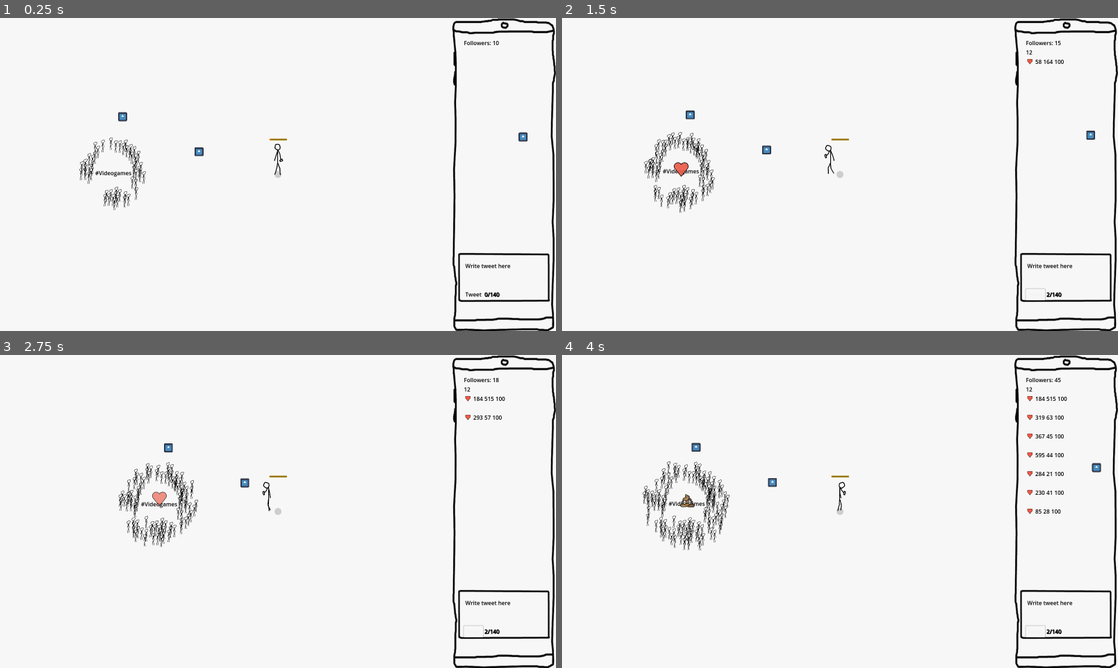
Above: before the commit, frames 1-4 (two rows, left to right).
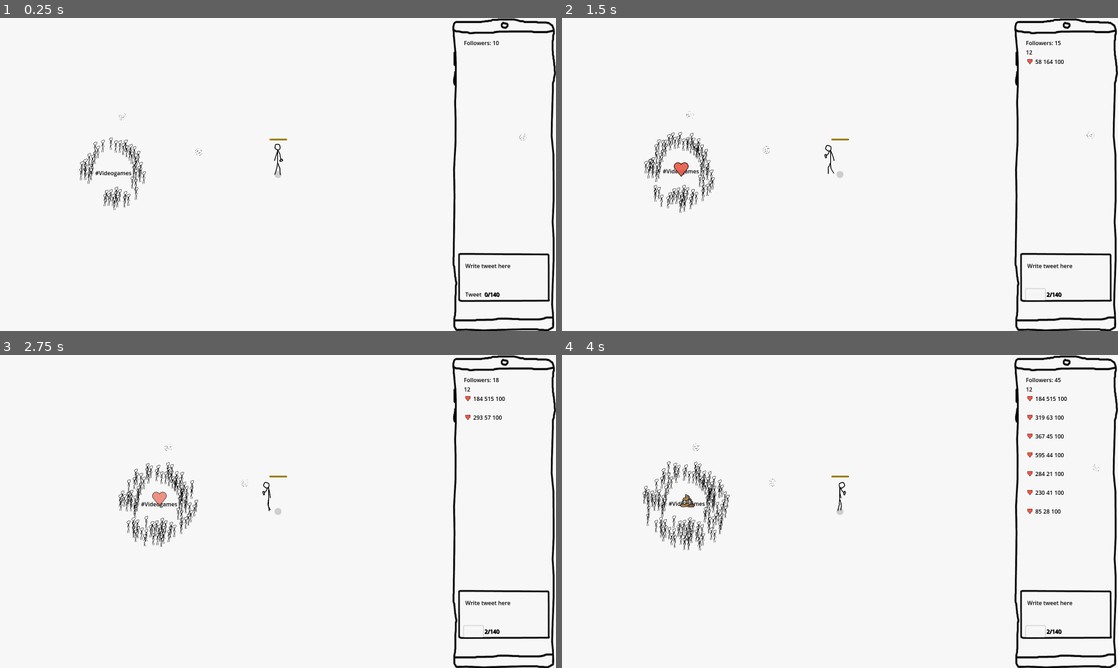
Above: after the commit, the same moments.

Repository: loiveli/FGJ2025
Game: Godot game, scene res://Root.tscn
The game is run twice, just before and just after one commit, with the same random seed, the same clock (stepped at 60 frames per second) and the same inputs. The engine's default icon, where the game draws it, is replaced by a stand-in: a white triangle on a blue panel in a dark square.
Inputs (mouse positions are in pixels of both pictures, inside the frame that each line leads up to):
- Up to frame 1 (0.25 s): no input
- Up to frame 2 (1.5 s): click (1067, 274) at 0.52 s; type "12" at 0.6 s; click "Tweet" at 1.25 s
- Up to frame 3 (2.75 s): click "Tweet" at 2 s
- Up to frame 4 (4 s): click "Tweet" at 2.75 s; tap Enter at 3.5, 3.6 s

The runs differ from the first frame. In frame 1, 0.1% of the frame differs, in the area x 21-95%, y 30-45%; in frame 2, 0.1%; in frame 3, 0.1%; in frame 4, 0.1%, in the area x 23-97%, y 28-43%.

Commit message:
Sanity sprite

Diff:
--- a/sanity_up.tscn
+++ b/sanity_up.tscn
@@ -1,14 +1,18 @@
-[gd_scene load_steps=3 format=3 uid="uid://bpjupxo0gyaia"]
+[gd_scene load_steps=4 format=3 uid="uid://bpjupxo0gyaia"]
 
 [ext_resource type="Script" path="res://sanity_up.gd" id="1_dp188"]
-[ext_resource type="Texture2D" uid="uid://bpabpnwc0e5yf" path="res://icon.svg" id="2_6cru7"]
+[ext_resource type="Texture2D" uid="uid://bk1vatsao7orh" path="res://assets/exhale_coin.png" id="2_dofm4"]
+
+[sub_resource type="CircleShape2D" id="CircleShape2D_u7bmp"]
+radius = 11.0
 
 [node name="SanityUp" type="StaticBody2D"]
 script = ExtResource("1_dp188")
 
-[node name="CollisionPolygon2D" type="CollisionPolygon2D" parent="."]
-scale = Vector2(0.2, 0.2)
-polygon = PackedVector2Array(59.1, -64, -59, -64, -63.8, -59, -64, 61, -60.3, 64, 59.6, 64, 63.9, 59, 64, -61.1)
+[node name="CollisionShape2D" type="CollisionShape2D" parent="."]
+shape = SubResource("CircleShape2D_u7bmp")
 
-[node name="Sprite2D" type="Sprite2D" parent="CollisionPolygon2D"]
-texture = ExtResource("2_6cru7")
+[node name="Sprite2D" type="Sprite2D" parent="CollisionShape2D"]
+position = Vector2(0, 0.875001)
+scale = Vector2(0.045, 0.0485)
+texture = ExtResource("2_dofm4")
